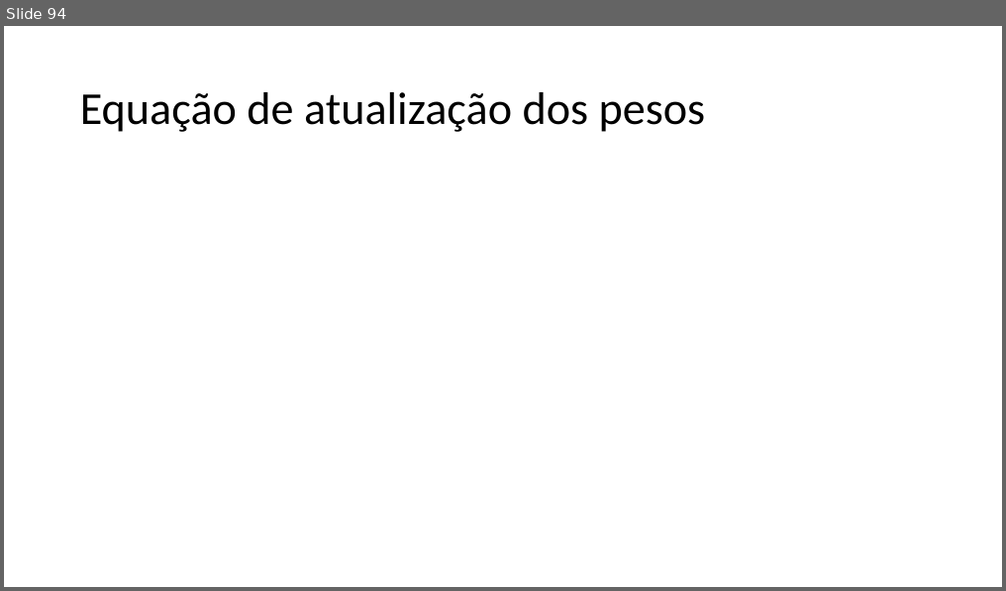
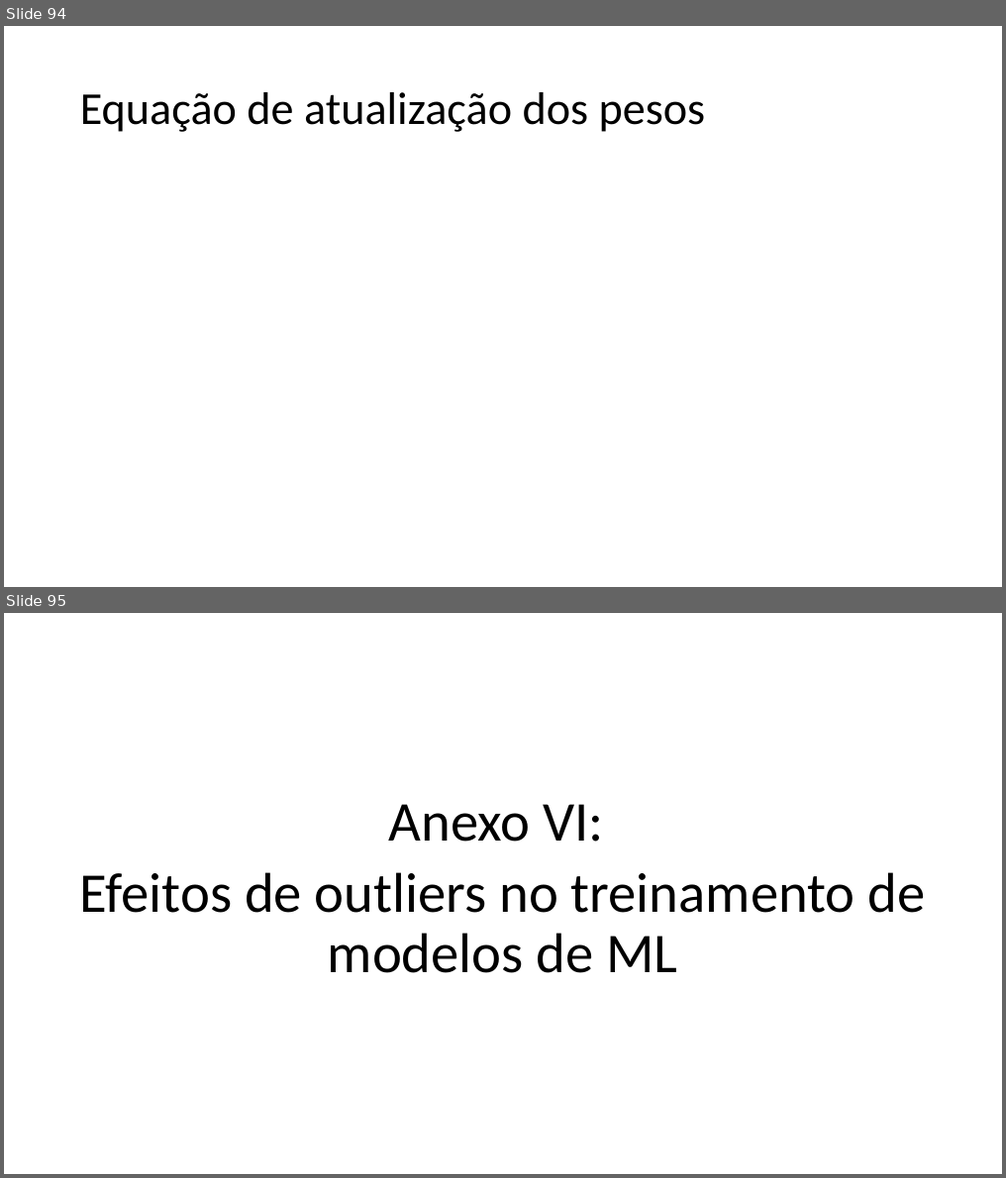
Before and after one commit to zz4fap/c24_inteligencia_artificial, a slide deck: slides/C24_Regressão.pptx. Shown one above the other, each under a label of ours: slide 94 before the commit, slides 94 and 95 after it. The pictures are 1006x591 and 1006x1178 pixels, drawn with LibreOffice and Linux fonts; fonts in the diff are those of the drawing; grey boxes stand for pictures. Boxes give left, top, right and bottom in pixels: in the first picture for what was removed or moved away, otherwise in the second. Text is boxed around its words. In the diff, an @@ line names an element or a change of style, - is before the commit and + after.

```diff
--- a/slides/C24_Regressão.pptx
+++ b/slides/C24_Regressão.pptx
@@ slide 95 added at (4,613,1002,1174), background #FFFFFF @@
@@ text added at (80,804,926,973), 54 pt, text #000000 @@
+Anexo VI:
+Efeitos de outliers no treinamento de modelos de ML
```
Also in this commit, not shown: 1 other slide added, 3 other files.
